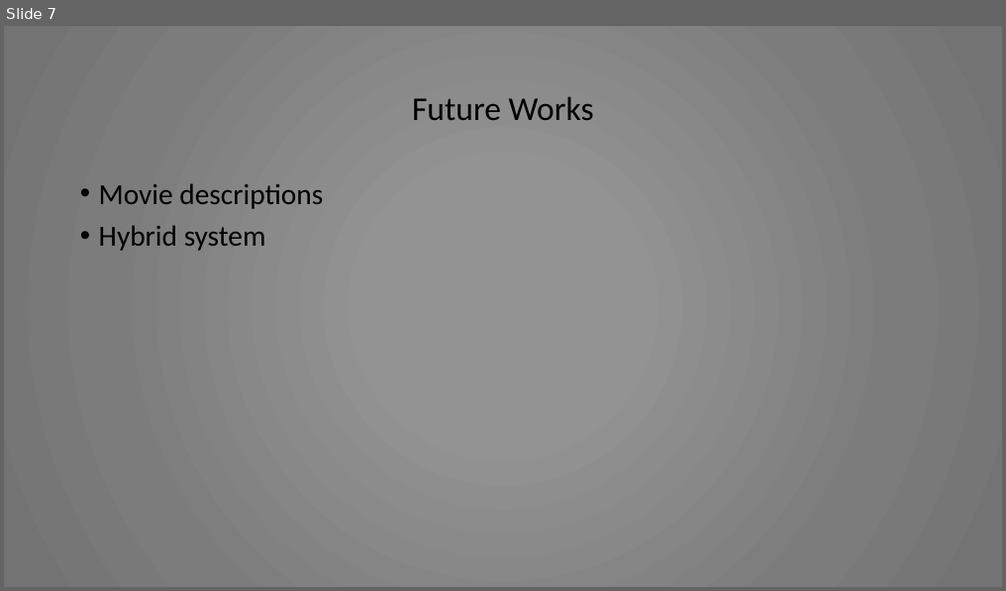
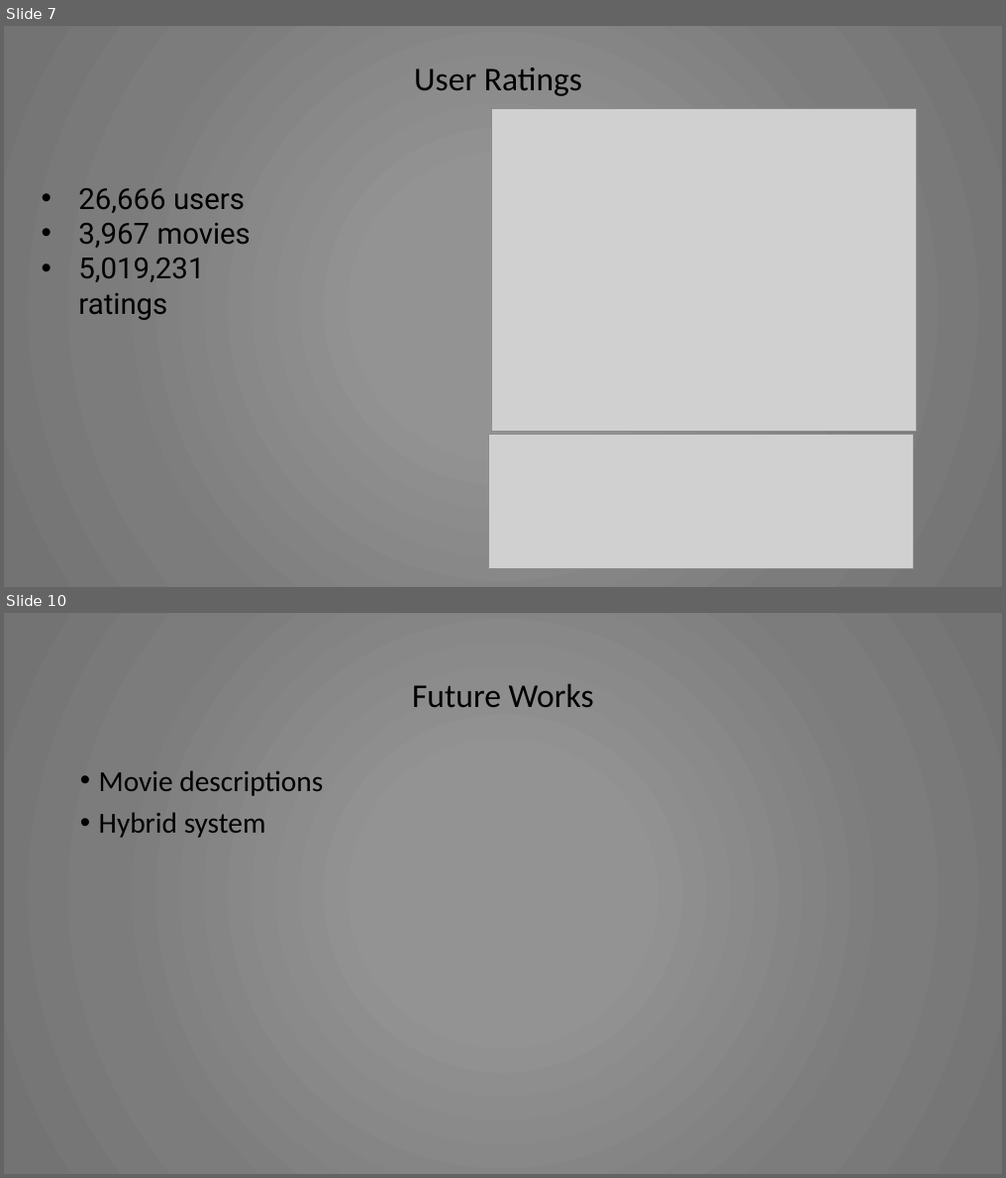
Before and after one commit to trauzi12/movie_recommendation_system, a slide deck: capstone_presentation.pptx. Shown one above the other, each under a label of ours: slide 7 before the commit, slides 7 and 10 after it; the slides between them are not shown. The pictures are 1006x591 and 1006x1178 pixels, drawn with LibreOffice and Linux fonts; fonts in the diff are those of the drawing; grey boxes stand for pictures. Boxes give left, top, right and bottom in pixels: in the first picture for what was removed or moved away, otherwise in the second. Text is boxed around its words. In the diff, an @@ line names an element or a change of style, - is before the commit and + after.

```diff
--- a/capstone_presentation.pptx
+++ b/capstone_presentation.pptx
@@ slide 7 added at (4,26,1002,587), background gradient #939393 to #7C7C7C to #747474 @@
@@ title added at (414,68,582,96), 32 pt, text #000000 @@
+User Ratings
@@ picture added at (491,108,917,431) @@
@@ text added at (78,188,251,320), 28 pt, text #000000 @@
+• 26,666 users
+• 3,967 movies
+• 5,019,231 ratings
@@ picture added at (488,435,913,569) @@
@@ what was slide 7 is now slide 10 @@
```
Also in this commit, not shown: 1 slide changed, 3 other slides added, 1 slide removed.
